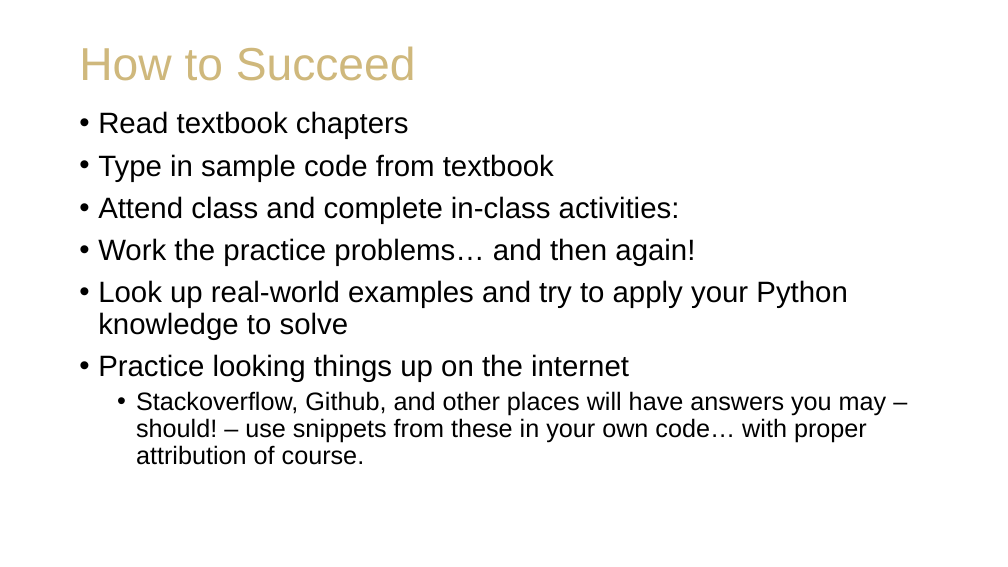
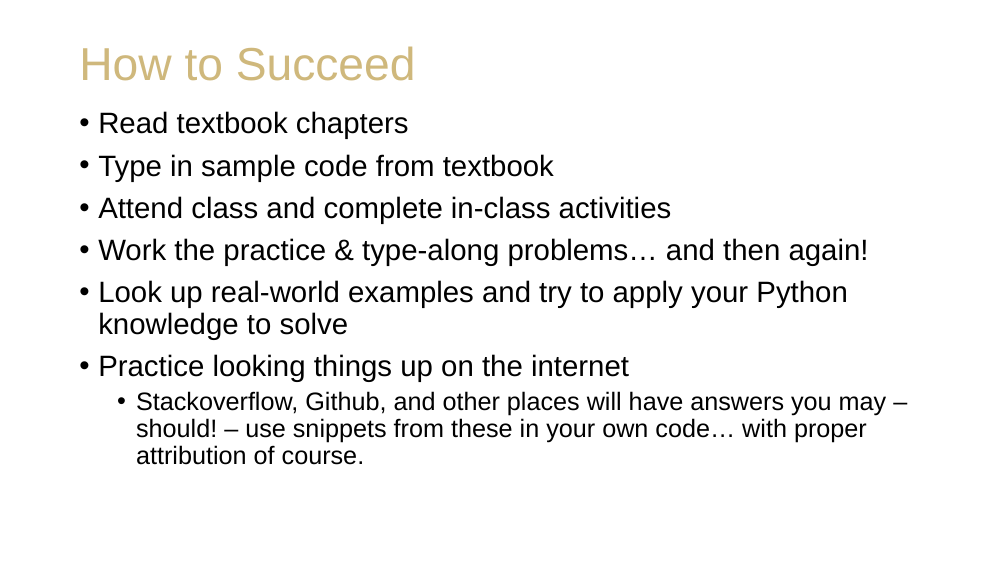
Before and after one commit to staylorx/cu-leeds-baim3220, a slide deck: slide 12 of Week 1/BAIM 3220_ Introductions and Course Expectations.pptx. Drawn at 1008x567 pixels with LibreOffice and Linux fonts; fonts in the diff are those of the drawing; background and template pictures are left out. Boxes give left, top, right and bottom in pixels: in the first picture for what was removed or moved away, otherwise in the second. Text is boxed around its words. In the diff, an @@ line names an element or a change of style, - is before the commit and + after.

```diff
--- a/Week 1/BAIM 3220_ Introductions and Course Expectations.pptx
+++ b/Week 1/BAIM 3220_ Introductions and Course Expectations.pptx
@@ text at [98, 196, 869, 266]: text changed @@
-• Attend class and complete in-class activities:
-• Work the practice problems… and then again!
+• Attend class and complete in-class activities
+• Work the practice & type-along problems… and then again!
```
Also in this commit, not shown: 7 other slides changed, 5 other files.
